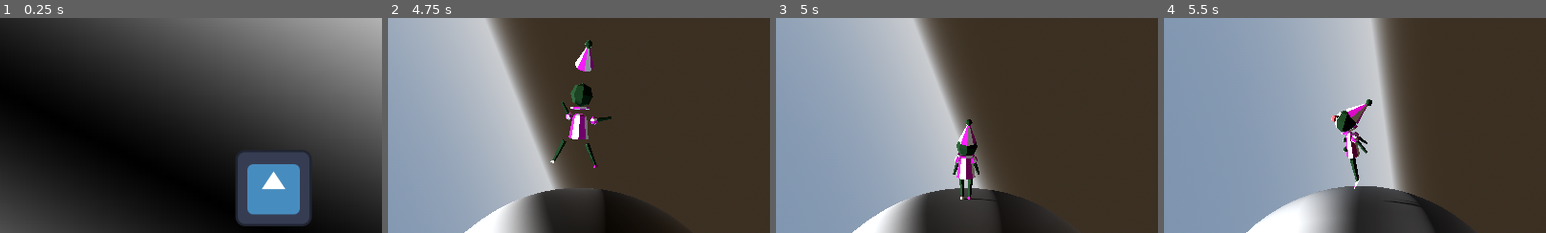
Above: before the commit, frames 1-4 (left to right).
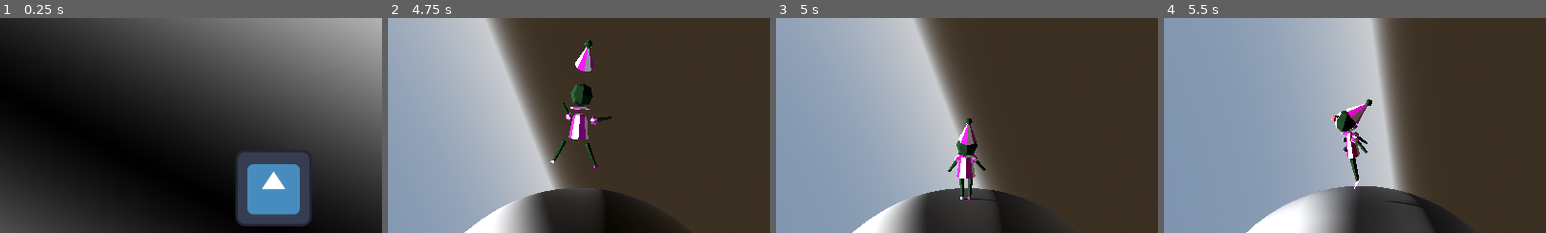
Above: after the commit, the same moments.

Repository: boner-cmd/effective-octo-pancake
Game: Godot game, scene res://Scenes/TitleScreen.tscn
The game is run twice, just before and just after one commit, with the same random seed, the same clock (stepped at 60 frames per second) and the same inputs. The engine's default icon, where the game draws it, is replaced by a stand-in: a white triangle on a blue panel in a dark square.
Inputs (mouse positions are % of the whole screen's width and height, from its top left):
- Up to frame 1 (0.25 s): no input
- Up to frame 2 (4.75 s): click (11, 42) at 0.5 s; tap Enter (ui_accept) at 1.25 s; move the mouse to (72, 45) at 1.27 s; hold D (right) 1.28-2.03 s; hold Space (jump) 1.28-2.03 s; move the mouse to (30, 55) at 2.02 s; hold S (down) 2.03-2.78 s; click (30, 55) at 2.1 s; tap Space (jump) at 2.27, 2.3, 2.57, 3.77, 3.8, 4.07 s; move the mouse to (52, 48) at 2.77 s; hold Space (jump) 2.78-3.53 s; hold W (up) from 2.78 s (still down); move the mouse to (49, 52) at 3.52 s; click (49, 52) at 3.6 s; move the mouse to (57, 51) at 4.27 s; hold Space (jump) from 4.28 s (still down)
- Up to frame 3 (5 s): keep holding W (up); keep holding Space (jump); tap Escape (ui_cancel) at 4.9 s
- Up to frame 4 (5.5 s): move the mouse to (20, 35) at 5.02 s; release W (up) at 5.03 s; release Space (jump) at 5.03 s; hold A (left) from 5.03 s (still down); click (20, 35) at 5.1 s; tap Space (jump) at 5.27, 5.3 s
The pictures show only the part of the screen within x 25-75%, y 10-60%; the shares and areas given below are measured in that part.

Frames 1-2 are identical in both runs. In frame 3, 0.4% of the frame differs, in the area x 45-55%, y 46-76%; in frame 4, nothing differs.

Commit message:
update player controller anim state logic

Diff:
--- a/Character Scenes/PlayerController.gd
+++ b/Character Scenes/PlayerController.gd
@@ -16,20 +16,21 @@
 
 @onready var clown: Node3D = $ClownRigFBX
 
-
 #anim handling
 var anim_tree : AnimationTree
-
 var blend_speed := 50.0
 
 enum {IDLE, WALK, JUMP, GET, GIVE, TALK, VICTORY}
 var current_anim = IDLE
+
 var walk_val : float = 0.0
-
 var talk_val : float = 0.0
 var get_val : float = 0.0
 var give_val : float = 0.0
+var vic_val : float = 0.0
 
+var Vic_Reset : bool = false
+var Idle_Check : bool = false
 
 func handle_animations(delta):
 	match current_anim:
@@ -38,49 +39,55 @@
 			talk_val = lerpf(talk_val, 0.0, blend_speed * delta)
 			get_val = lerpf(get_val, 0.0, blend_speed * delta)
 			give_val = lerpf(give_val, 0.0, blend_speed * delta)
+			vic_val = 0.0
 		WALK:
 			walk_val = lerpf(walk_val, 1.0, blend_speed * delta)
 			talk_val = lerpf(talk_val, 0.0, blend_speed * delta)
 			get_val = lerpf(get_val, 0.0, blend_speed * delta)
 			give_val = lerpf(give_val, 0.0, blend_speed * delta)
+			vic_val = 0.0
 		JUMP:
+			walk_val = 0.0
+			talk_val = 0.0
+			get_val = 0.0
+			give_val = 0.0
+			vic_val = 0.0
+		TALK:
 			walk_val = lerpf(walk_val, 0.0, blend_speed * delta)
-			talk_val = lerpf(talk_val, 0.0, blend_speed * delta)
+			talk_val = 1.0
 			get_val = lerpf(get_val, 0.0, blend_speed * delta)
 			give_val = lerpf(give_val, 0.0, blend_speed * delta)
-		TALK:
-			walk_val = lerpf(walk_val, 0.0, blend_speed * delta)
-			talk_val = lerpf(talk_val, 1.0, blend_speed * delta)
-			get_val = lerpf(get_val, 0.0, blend_speed * delta)
-			give_val = lerpf(give_val, 0.0, blend_speed * delta)
+			vic_val = 0.0
 		GET:
 			walk_val = lerpf(walk_val, 0.0, blend_speed * delta)
-			talk_val = lerpf(talk_val, 0.0, blend_speed * delta)
+			talk_val = 1.0
 			get_val = lerpf(get_val, 1.0, blend_speed * delta)
 			give_val = lerpf(give_val, 0.0, blend_speed * delta)
+			vic_val = 0.0
 		GIVE:
 			walk_val = lerpf(walk_val, 0.0, blend_speed * delta)
-			talk_val = lerpf(talk_val, 0.0, blend_speed * delta)
+			talk_val = 1.0
 			get_val = lerpf(get_val, 0.0, blend_speed * delta)
 			give_val = lerpf(give_val, 1.0, blend_speed * delta)
+			vic_val = 0.0
 		VICTORY:
-			walk_val = lerpf(walk_val, 0.0, blend_speed * delta)
-			talk_val = lerpf(talk_val, 0.0, blend_speed * delta)
-			get_val = lerpf(get_val, 0.0, blend_speed * delta)
-			give_val = lerpf(give_val, 0.0, blend_speed * delta)
+			if Vic_Reset:
+				anim_tree.set("parameters/Reset_Victory/seek_request", 0.0)
+				Vic_Reset = false
+			walk_val = 0.0
+			talk_val = 0.0
+			get_val = 0.0
+			give_val = 0.0
+			vic_val = 1.0
 
 func update_tree():
-	if is_on_floor():
-		anim_tree["parameters/Walk/blend_amount"] = walk_val
-		anim_tree["parameters/Talk/blend_amount"] = talk_val
-		anim_tree["parameters/Get/blend_amount"] = get_val
-		anim_tree["parameters/Give/blend_amount"] = give_val
-
-
+	anim_tree["parameters/Walk/blend_amount"] = walk_val
+	anim_tree["parameters/Talk/blend_amount"] = talk_val
+	anim_tree["parameters/Get/blend_amount"] = get_val
+	anim_tree["parameters/Give/blend_amount"] = give_val
+	anim_tree["parameters/Victory/blend_amount"] = vic_val
 
 var move_direction : Vector3
-
-var _last_movement_direction := Vector3.BACK
 
 var grav_strength : float = 10.0
 var grav_vector : Vector3 = Vector3(0,0,0)
@@ -102,8 +109,12 @@
 	if event.is_action_pressed("ui_cancel"):
 		Input.mouse_mode = Input.MOUSE_MODE_VISIBLE
 
+		#set explosion
+		Vic_Reset = true
+		current_anim = VICTORY
+		printt(current_anim, anim_tree["parameters/Victory/blend_amount"])
+
 	if is_on_floor() and event.is_action_pressed("jump"):
-		#velocity = up_direction * 5
 		current_anim = JUMP
 		anim_tree.set("parameters/Jump/request", AnimationNodeOneShot.ONE_SHOT_REQUEST_FIRE)
 
@@ -119,8 +130,8 @@
 func _ready() -> void:
 	anim_tree = clown.get_node("AnimationTree")
 
+
 func _physics_process(delta: float) -> void:
-	print(velocity)
 	handle_animations(delta)
 	update_tree()
 
@@ -141,23 +152,17 @@
 	if raw_input != Vector2(0,0):
 		clown.rotation.y = lerp_angle(clown.rotation.y, _camera_pivot.rotation.y - deg_to_rad(rad_to_deg(raw_input.angle()) + 90), 1.0)
 		current_anim = WALK
-	else:
+		Idle_Check = true
+	elif Idle_Check:
 		current_anim = IDLE
+		Idle_Check = false
 
 	grav_calc()
-
-
-	#if not is_on_floor():
-		#velocity = grav_vector
 
 	velocity = velocity.move_toward((move_direction * move_speed) + (grav_vector * grav_strength), acceleration * delta)
 
 	#align character with floor
-
 	align_with_floor($RayCast3D.get_collision_normal())
 	global_transform = global_transform.interpolate_with(xform, .3)
 
-
-
-
 	move_and_slide()
--- a/Character Scenes/clown_rig_fbx.tscn
+++ b/Character Scenes/clown_rig_fbx.tscn
@@ -31,65 +31,79 @@
 
 [sub_resource type="AnimationNodeOneShot" id="AnimationNodeOneShot_sqv3x"]
 
+[sub_resource type="AnimationNodeTimeSeek" id="AnimationNodeTimeSeek_sqv3x"]
+
 [sub_resource type="AnimationNodeBlend2" id="AnimationNodeBlend2_8pnao"]
 
 [sub_resource type="AnimationNodeTimeScale" id="AnimationNodeTimeScale_tpj65"]
+
+[sub_resource type="AnimationNodeTimeSeek" id="AnimationNodeTimeSeek_tpj65"]
 
 [sub_resource type="AnimationNodeBlend2" id="AnimationNodeBlend2_sqv3x"]
 
 [sub_resource type="AnimationNodeBlend2" id="AnimationNodeBlend2_stcd8"]
 
 [sub_resource type="AnimationNodeBlendTree" id="AnimationNodeBlendTree_7bg5t"]
-graph_offset = Vector2(-247.07062, -509.69568)
-nodes/output/position = Vector2(1720, 0)
+graph_offset = Vector2(-280.29474, -190.15848)
+nodes/output/position = Vector2(1660, 140)
 nodes/Anim_Idle/node = SubResource("AnimationNodeAnimation_ecp6r")
 nodes/Anim_Idle/position = Vector2(60, -220)
 nodes/Anim_Walk/node = SubResource("AnimationNodeAnimation_jq2au")
-nodes/Anim_Walk/position = Vector2(60, -40)
+nodes/Anim_Walk/position = Vector2(-180, -20)
 nodes/Anim_Jump/node = SubResource("AnimationNodeAnimation_18k66")
 nodes/Anim_Jump/position = Vector2(80, 180)
 nodes/Anim_GetItem/node = SubResource("AnimationNodeAnimation_sqv3x")
-nodes/Anim_GetItem/position = Vector2(520, 840)
+nodes/Anim_GetItem/position = Vector2(440, 740)
 nodes/Anim_GiveItem/node = SubResource("AnimationNodeAnimation_tpj65")
 nodes/Anim_GiveItem/position = Vector2(120, 660)
 nodes/Anim_Listen/node = SubResource("AnimationNodeAnimation_fgftn")
 nodes/Anim_Listen/position = Vector2(120, 480)
 nodes/Anim_Victory/node = SubResource("AnimationNodeAnimation_ygjs2")
-nodes/Anim_Victory/position = Vector2(1080, 440)
+nodes/Anim_Victory/position = Vector2(1060, 480)
 nodes/Walk/node = SubResource("AnimationNodeBlend2_stcd8")
 nodes/Walk/position = Vector2(340, -120)
 nodes/Jump/node = SubResource("AnimationNodeOneShot_sqv3x")
 nodes/Jump/position = Vector2(660, 20)
 nodes/Get/node = SubResource("AnimationNodeBlend2_qq7ma")
-nodes/Get/position = Vector2(820, 740)
+nodes/Get/position = Vector2(740, 660)
 nodes/Give/node = SubResource("AnimationNodeBlend2_g4f4y")
-nodes/Give/position = Vector2(640, 520)
+nodes/Give/position = Vector2(400, 480)
 nodes/Talk/node = SubResource("AnimationNodeBlend2_8pnao")
 nodes/Talk/position = Vector2(1080, 100)
 nodes/Victory/node = SubResource("AnimationNodeBlend2_sqv3x")
 nodes/Victory/position = Vector2(1400, 120)
 nodes/TimeScale/node = SubResource("AnimationNodeTimeScale_tpj65")
 nodes/TimeScale/position = Vector2(340, 180)
-node_connections = [&"output", 0, &"Victory", &"Walk", 0, &"Anim_Idle", &"Walk", 1, &"Anim_Walk", &"Jump", 0, &"Walk", &"Jump", 1, &"TimeScale", &"Get", 0, &"Give", &"Get", 1, &"Anim_GetItem", &"Give", 0, &"Anim_Listen", &"Give", 1, &"Anim_GiveItem", &"Talk", 0, &"Jump", &"Talk", 1, &"Get", &"Victory", 0, &"Talk", &"Victory", 1, &"Anim_Victory", &"TimeScale", 0, &"Anim_Jump"]
+"nodes/TimeSeek Walk/node" = SubResource("AnimationNodeTimeSeek_tpj65")
+"nodes/TimeSeek Walk/position" = Vector2(140, -20)
+nodes/Reset_Victory/node = SubResource("AnimationNodeTimeSeek_sqv3x")
+nodes/Reset_Victory/position = Vector2(1300, 480)
+node_connections = [&"output", 0, &"Victory", &"Walk", 0, &"Anim_Idle", &"Walk", 1, &"TimeSeek Walk", &"Jump", 0, &"Walk", &"Jump", 1, &"TimeScale", &"Get", 0, &"Give", &"Get", 1, &"Anim_GetItem", &"Give", 0, &"Anim_Listen", &"Give", 1, &"Anim_GiveItem", &"Talk", 0, &"Jump", &"Talk", 1, &"Get", &"Victory", 0, &"Talk", &"Victory", 1, &"Reset_Victory", &"TimeScale", 0, &"Anim_Jump", &"TimeSeek Walk", 0, &"Anim_Walk", &"Reset_Victory", 0, &"Anim_Victory"]
 
 [node name="ClownRigFBX" unique_id=77601808 instance=ExtResource("1_ygjs2")]
 
 [node name="Skeleton3D" parent="Rig" parent_id_path=PackedInt32Array(1346645065) index="0" unique_id=1334537233]
-bones/2/position = Vector3(-0.0011467235, 0.002524902, 0.0003706064)
-bones/2/rotation = Quaternion(0.02216755, 0.0041761817, -0.04048715, 0.9989255)
-bones/3/position = Vector3(-1.6885689e-10, 0.0029941183, -8.050192e-11)
-bones/3/rotation = Quaternion(-0.0030049384, -0.0016402706, -0.07543147, 0.9971451)
-bones/4/rotation = Quaternion(-0.925464, 0.0686871, -0.3272313, 0.17809637)
-bones/6/rotation = Quaternion(-0.17203894, 0.14195676, 0.9686031, -0.109813966)
-bones/8/rotation = Quaternion(0.9835253, 0.17652532, -0.03655091, 0.013451418)
-bones/9/position = Vector3(0.00010731806, 0.005562804, -6.0597074e-07)
-bones/9/rotation = Quaternion(0.070988365, 0.012401652, 0.023071257, 0.9971332)
-bones/10/rotation = Quaternion(0.9819164, 0.16532433, 0.088516936, 0.025937038)
-bones/11/rotation = Quaternion(-0.031185754, -0.02932609, -0.0005048418, 0.99908316)
-bones/12/position = Vector3(9.199295e-06, 0.0051881243, 0.00019031962)
-bones/12/rotation = Quaternion(-0.013178121, -0.006456093, 0.067394994, 0.99761856)
-bones/13/position = Vector3(-0.00030511033, 0.003186539, -4.5399648e-10)
-bones/13/rotation = Quaternion(0.08117428, 0.035492223, -0.04850132, 0.9948863)
+bones/2/position = Vector3(-0.0005950605, -0.004393516, 1.3281064e-09)
+bones/2/rotation = Quaternion(6.5678826e-08, -1.6846222e-08, 0.73529506, 0.67774713)
+bones/3/position = Vector3(0.00088416645, 0.022476383, -0.0012448556)
+bones/3/rotation = Quaternion(-0.041071307, 0.00062529754, -0.7126449, 0.70032144)
+bones/4/position = Vector3(-0.0012877521, -0.009694935, -0.029060898)
+bones/4/rotation = Quaternion(-0.63153386, 0.39905372, -0.36158332, 0.55783397)
+bones/6/position = Vector3(-0.000798191, 0.0006233357, 0.031968705)
+bones/6/rotation = Quaternion(-0.17472936, 0.6763761, 0.6989764, -0.15302646)
+bones/7/rotation = Quaternion(0, 0.10279464, 0, 0.9947027)
+bones/8/position = Vector3(-0.0017677755, -0.013307398, 0.0027205565)
+bones/8/rotation = Quaternion(0.00076065655, 0.9899084, -0.083693266, 0.11435149)
+bones/9/position = Vector3(-0.010984849, 0.033919584, -0.03536929)
+bones/9/rotation = Quaternion(-0.47815874, 0.11259857, -0.5533902, 0.6726403)
+bones/10/position = Vector3(6.970759e-05, 0.011918656, -0.0043802224)
+bones/10/rotation = Quaternion(0.739149, -0.2964298, 0.40806928, -0.446394)
+bones/11/position = Vector3(-0.026145376, 0.008281161, 0.017721675)
+bones/11/rotation = Quaternion(0.060632706, 0.02123679, -0.22085509, 0.9731884)
+bones/12/position = Vector3(0.0033952815, 0.0304302, 0.0021568218)
+bones/12/rotation = Quaternion(0.8035984, -0.37718374, 0.08904214, 0.45170084)
+bones/13/position = Vector3(-0.010825609, -0.01184929, 0.0031126826)
+bones/13/rotation = Quaternion(-0.54309934, -0.05100405, 0.506316, 0.66789657)
 
 [node name="Collar_mesh" parent="Rig/Skeleton3D" index="0" unique_id=931603580]
 surface_material_override/0 = ExtResource("2_qq7ma")
@@ -134,5 +148,7 @@
 parameters/Get/blend_amount = 0.0
 parameters/Give/blend_amount = 0.0
 parameters/Talk/blend_amount = 0.0
-parameters/Victory/blend_amount = 0.0
+parameters/Victory/blend_amount = 1.0
 parameters/TimeScale/scale = 2.0
+"parameters/TimeSeek Walk/seek_request" = -1.0
+parameters/Reset_Victory/seek_request = -1.0
Not shown, added: Character Export Files/astronaut/astronaut.gltf.import
Not shown, added: Character Export Files/bodhisattva/bodhisattva.gltf.import
Not shown, added: Character Export Files/bodhisattva/bodhisattva.png.import
Not shown, added: Character Export Files/body with organs/body with organs.gltf.import
Not shown, added: Character Export Files/body with organs/body with organs.png.import
Not shown, added: Character Export Files/body with organs/bwo body.png.import
Not shown, added: Character Export Files/body without organs/body without organs.gltf.import
Not shown, added: Character Export Files/gatekeeper locked/gatekeeper locked.gltf.import
Not shown, added: Character Export Files/gatekeeper unlocked/gatekeeper unlocked.gltf.import
Not shown, added: Character Export Files/gatekeeper/individuated individual.gltf.import
Not shown, added: Character Export Files/horse/horse.gltf.import
Not shown, added: Character Export Files/idea guy/idea guy.gltf.import
(and 5 more such lines)
